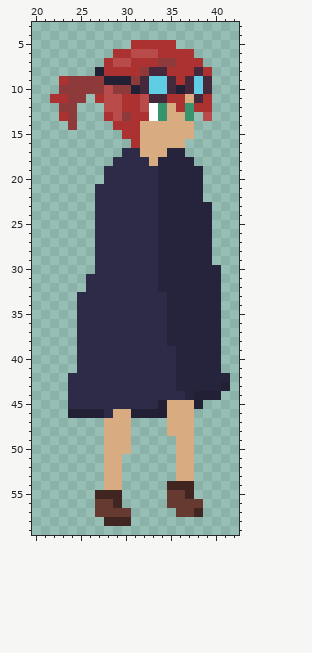
Two versions of one pixel-art file, Assets/Visuals/Hero/Hero.aseprite. The picture above is the old version.
64x64 pixels, 1 frame. Shown: x 20..42, y 3..59.
And afterwards:
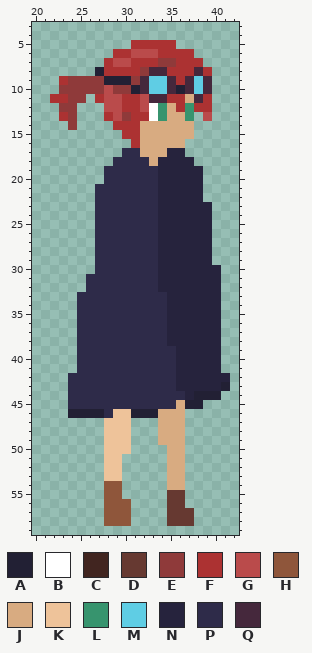
Palette (. is transparent): A #222034  B #ffffff  C #412520  D #663931  E #8f3a3a  F #ac3232  G #ba4b4b  H #8f563b  J #d8ab81  K #eec39a  L #37946e  M #5fcde4  N #26233d  P #2e2b49  Q #45283c
From old to new:
Layers "LegR", "LegL", "Cape":
y 45: x 34..35 AJ -> PP; x 37 J -> A
y 46: x 29..30 JJ -> KK; x 34 A -> J; x 37 J -> .
y 47..48: x 28..30 JJJ -> KKK; x 34 . -> J; x 37 J -> .
y 49: x 28..30 JJJ -> KKK; x 34..35 .. -> JJ; x 37 J -> .
y 50: x 28..30 JJJ -> KKK; x 35 . -> J; x 37 J -> .
y 51..53: x 28..29 JJ -> KK; x 35 . -> J; x 37 J -> .
y 54: x 28..29 JJ -> HH; x 35..37 CCC -> JJ.
y 55: x 27..29 CCC -> .HH; x 37 C -> .
y 56: x 27..30 DDC. -> .HHH; x 37..38 DD -> ..
y 57: x 27..30 DDDD -> .HHH; x 35 . -> D; x 38 C -> .
y 58: x 28..30 CCC -> HHH; x 35..37 ... -> DDD
Where, in picture pixels (left, top, right, bottom), the same in both pictures:
changed: (95, 400, 203, 526)
